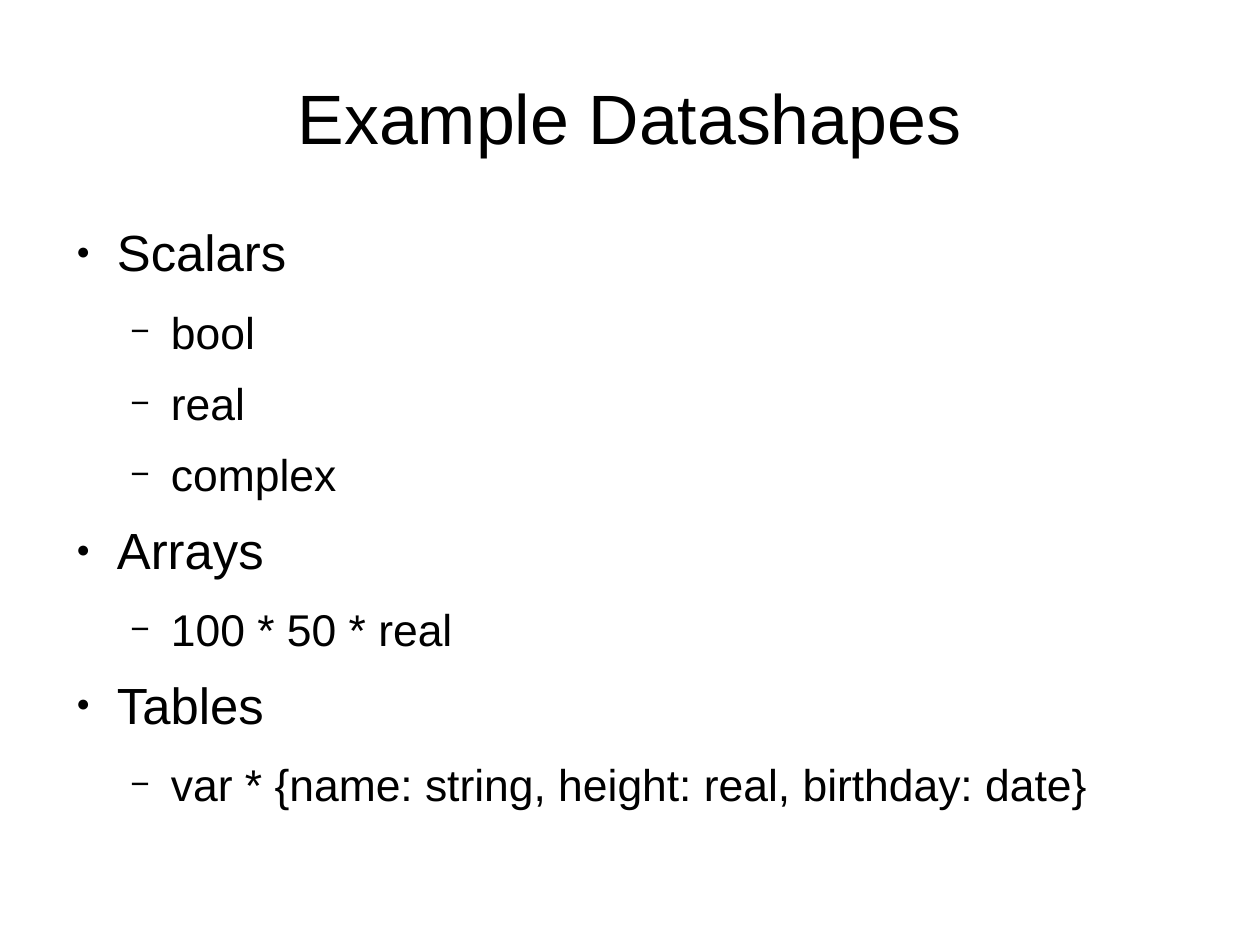
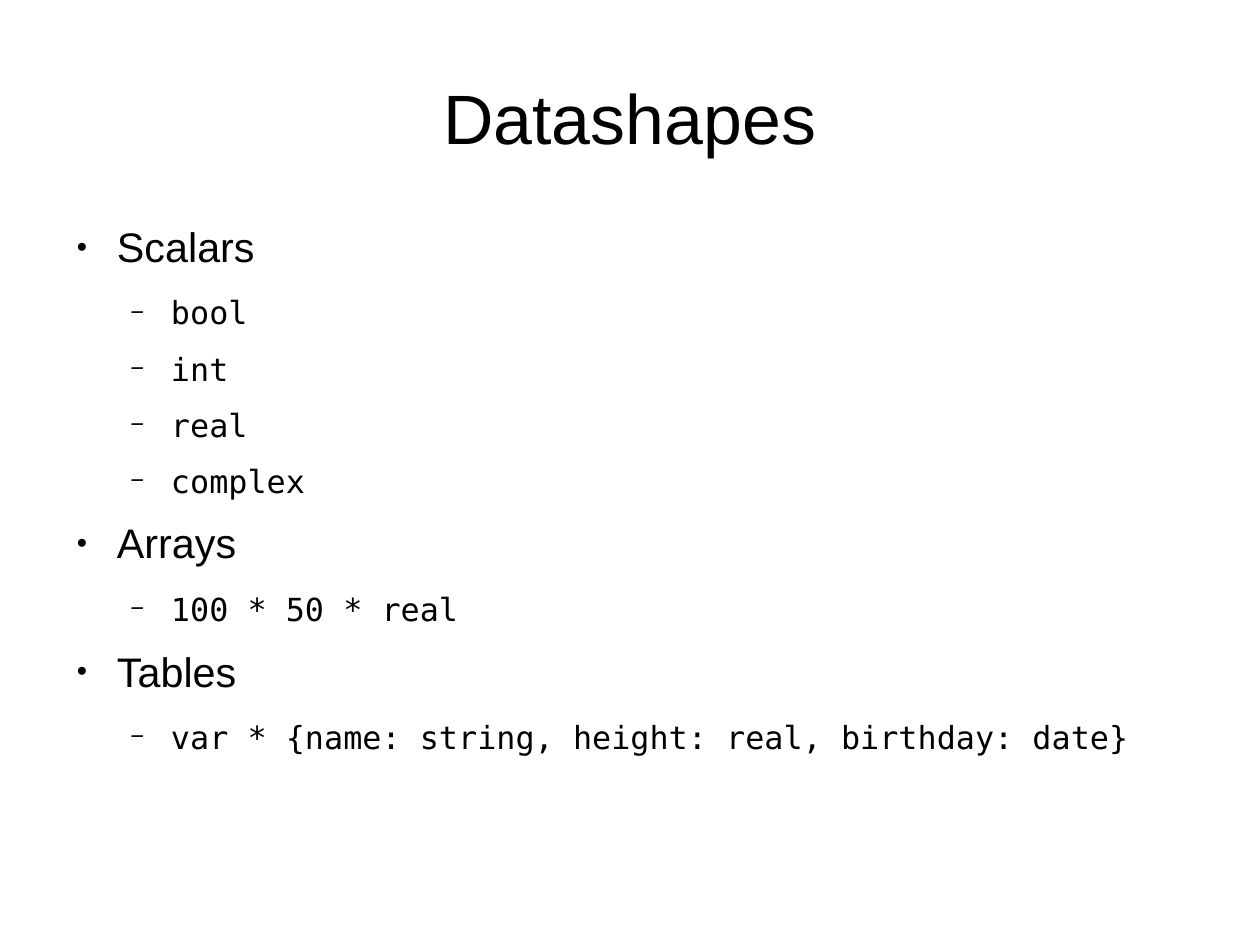
Before and after one commit to mrocklin/blaze-scipy-2014, a slide deck: slide 27 of SciPy2014Blaze.odp. Drawn at 1260x945 pixels with LibreOffice and Linux fonts; fonts in the diff are those of the drawing; background and template pictures are left out. Boxes give left, top, right and bottom in pixels: in the first picture for what was removed or moved away, otherwise in the second. Text is boxed around its words. In the diff, an @@ line names an element or a change of style, - is before the commit and + after.

```diff
--- a/SciPy2014Blaze.odp
+++ b/SciPy2014Blaze.odp
@@ title at box(443, 93, 816, 157): text changed @@
-Example Datashapes
+Datashapes
@@ text at box(117, 232, 1128, 756): size 32 to 26 pt in "Scalars", "Arrays", "Tables"; size 28 to 20 pt, font Arial to DejaVu Sans Mono in "bool", "real", "complex", "100 * 50 * real" and 1 more places @@
@@ text at box(171, 357, 228, 381): paragraph added @@
+  − int
```
Also in this commit, not shown: 8 other slides changed.
